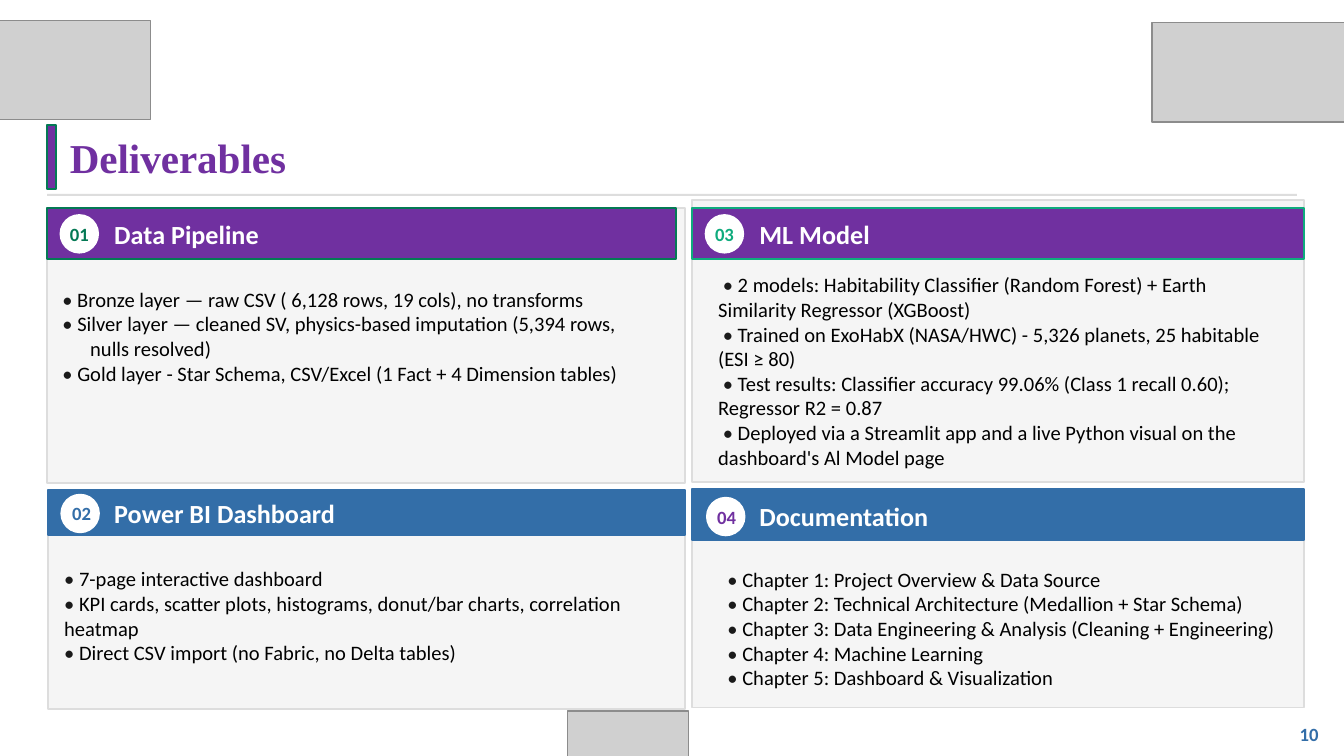
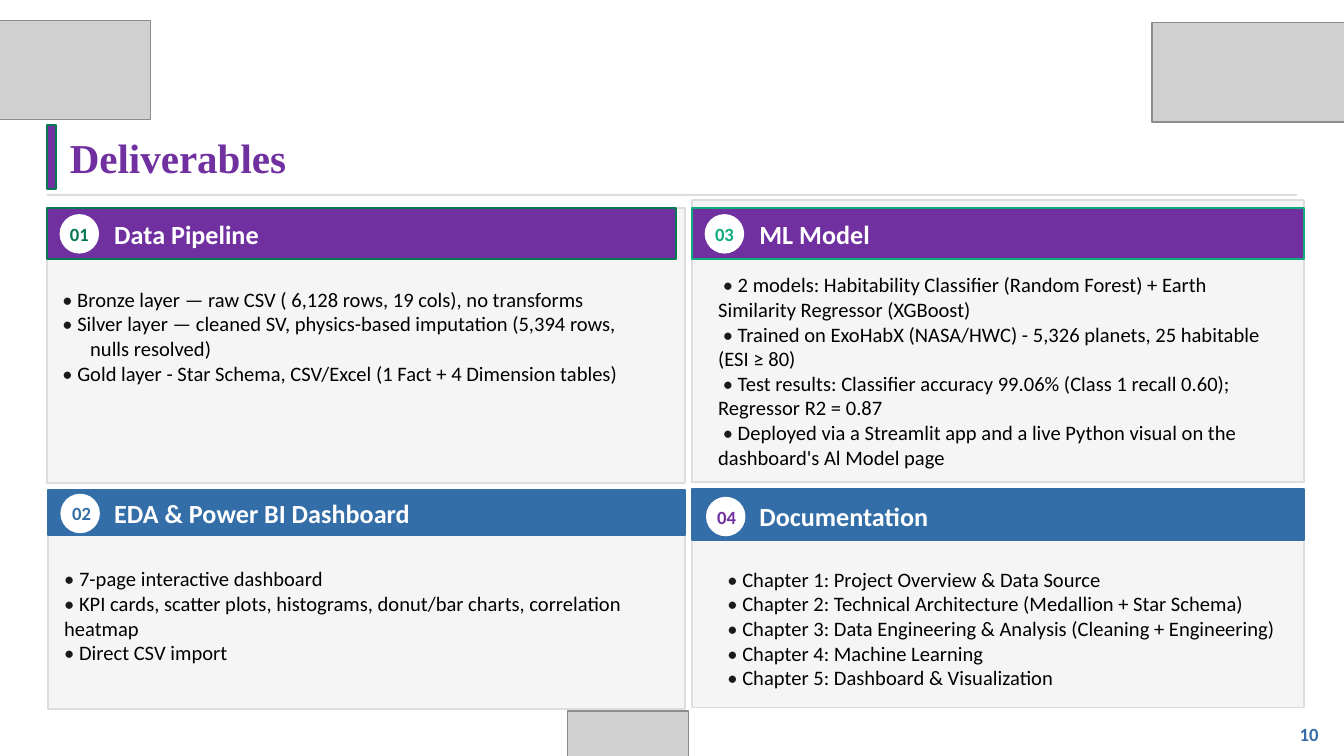
Before and after one commit to Nourhankhalifa004/Exoplanet_Habitability_Zone, a slide deck: slide 9 of Presentation/Exoplanet Habitalitiy Zone.pptx (slide 10 before the commit). Drawn at 1344x756 pixels with LibreOffice and Linux fonts; fonts in the diff are those of the drawing; grey boxes stand for pictures. Boxes give left, top, right and bottom in pixels: in the first picture for what was removed or moved away, otherwise in the second. Text is boxed around its words. In the diff, an @@ line names an element or a change of style, - is before the commit and + after.

```diff
--- a/Presentation/Exoplanet Habitalitiy Zone.pptx
+++ b/Presentation/Exoplanet Habitalitiy Zone.pptx
@@ text at <box>114,504,410,523</box>: text changed @@
-Power BI Dashboard
+EDA & Power BI Dashboard
@@ text at <box>64,571,620,664</box>: text changed @@
-• 7-page interactive dashboard
-• KPI cards, scatter plots, histograms, donut/bar charts, correlation heatmap
-• Direct CSV import (no Fabric, no Delta tables)
+• 7-page interactive dashboard
+• KPI cards, scatter plots, histograms, donut/bar charts, correlation heatmap
+• Direct CSV import
```
Also in this commit, not shown: 4 other slides changed, 1 slide removed.
